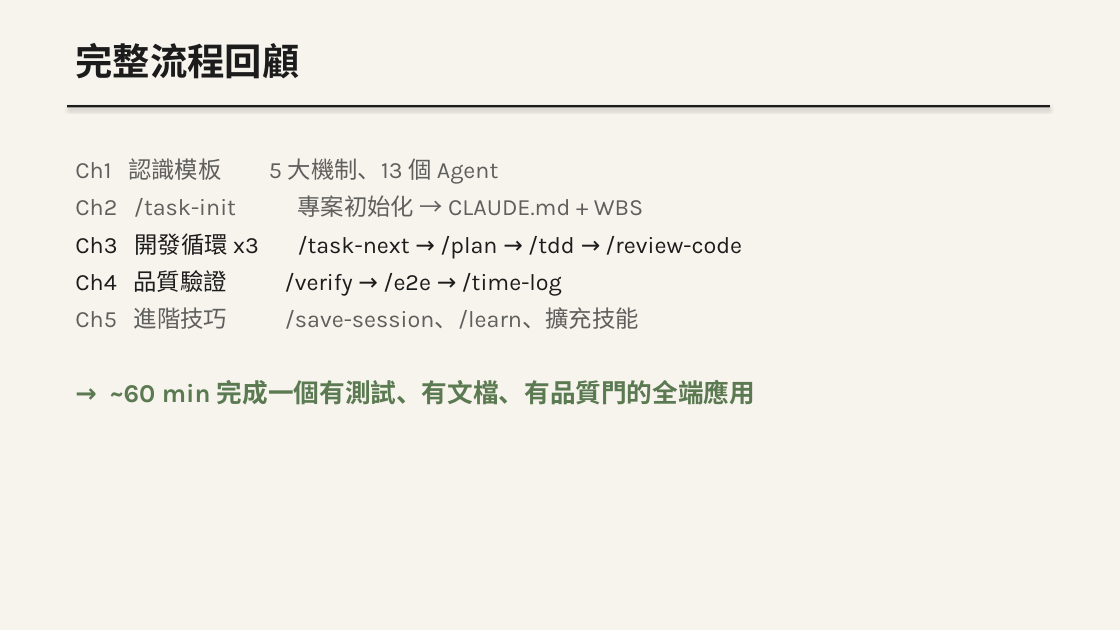
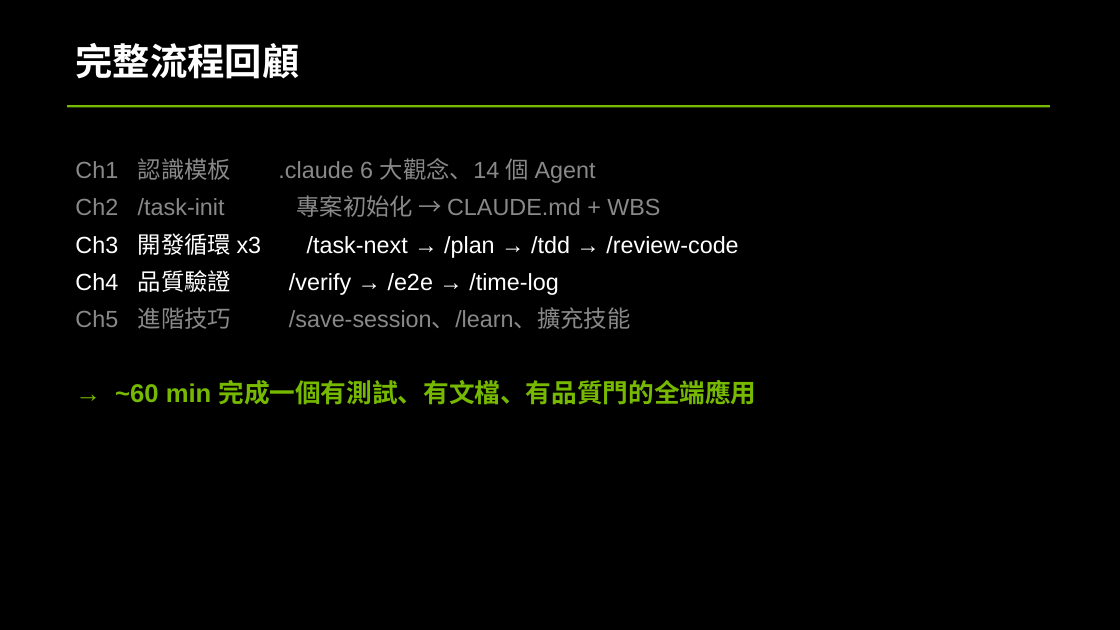
Before and after one commit to bheadwei/claude-GUNDAM-zh-tw, a slide deck: slide 42 of workshop/docs/slides/VibeCoding_Workshop.pptx (slide 35 before the commit). Drawn at 1120x630 pixels with LibreOffice and Linux fonts; fonts in the diff are those of the drawing. Boxes give left, top, right and bottom in pixels: in the first picture for what was removed or moved away, otherwise in the second. Text is boxed around its words. In the diff, an @@ line names an element or a change of style, - is before the commit and + after.

```diff
--- a/workshop/docs/slides/VibeCoding_Workshop.pptx
+++ b/workshop/docs/slides/VibeCoding_Workshop.pptx
@@ background #F7F4ED to #000000 @@
@@ text "完整流程回顧" at box(75, 43, 299, 79): font Karla to Arial, text colour #1C1C1C to #FFFFFF @@
@@ rectangle at box(67, 105, 1050, 108): fill #1C1C1C to #76B900 @@
@@ text at box(75, 158, 596, 183): text changed; font Karla to Arial; text colour #5F5F5D to #898989 @@
-Ch1 認識模板 5 大機制、13 個 Agent
+Ch1 認識模板 .claude 6 大觀念、14 個 Agent
@@ text at box(75, 195, 757, 405): font Karla to Arial in "Ch2 /task-init 專案初始化 → CLAUDE.md + WBS", "Ch3 開發循環 x3 /task-next → /plan → ...", "Ch4 品質驗證 /verify → /e2e → /time-log", "Ch5 進階技巧 /save-session、/learn、擴充技能" and 1 more places; text colour #5F5F5D to #898989 in "Ch2 /task-init 專案初始化 → CLAUDE.md + WBS", "Ch5 進階技巧 /save-session、/learn、擴充技能"; text colour #1C1C1C to #FFFFFF in "Ch3 開發循環 x3 /task-next → /plan → ...", "Ch4 品質驗證 /verify → /e2e → /time-log"; text colour #5B7A52 to #76B900 in "→ ~60 min 完成一個有測試、有文檔、有品質門的全端應用" @@
```
Also in this commit, not shown: 38 other slides changed, 7 slides added, 3 other files.
